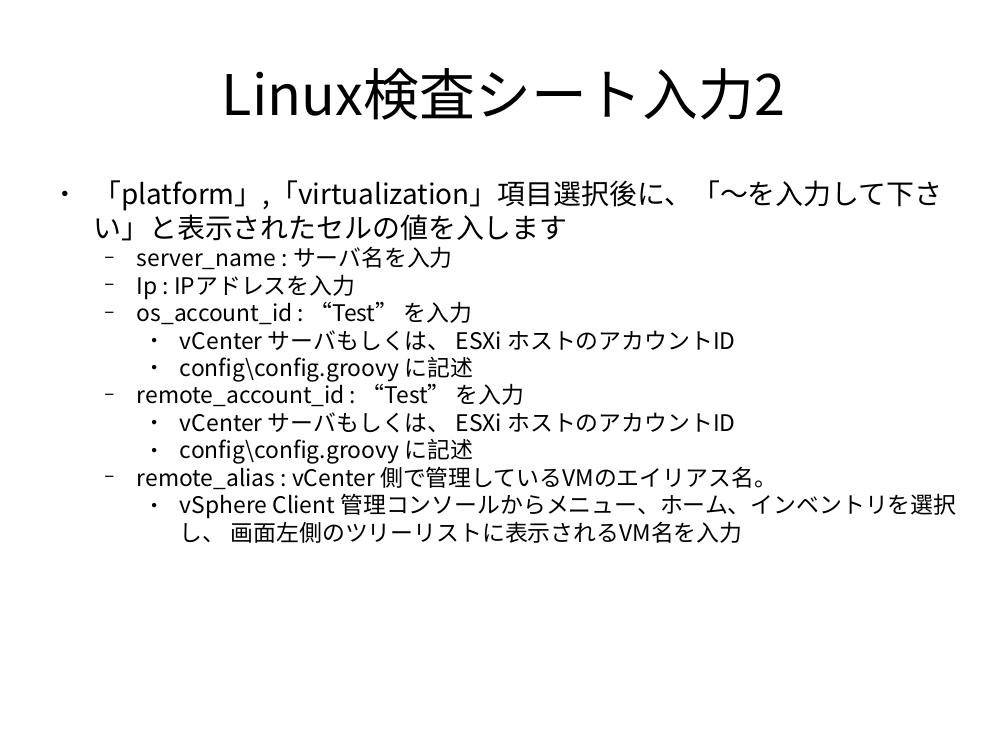
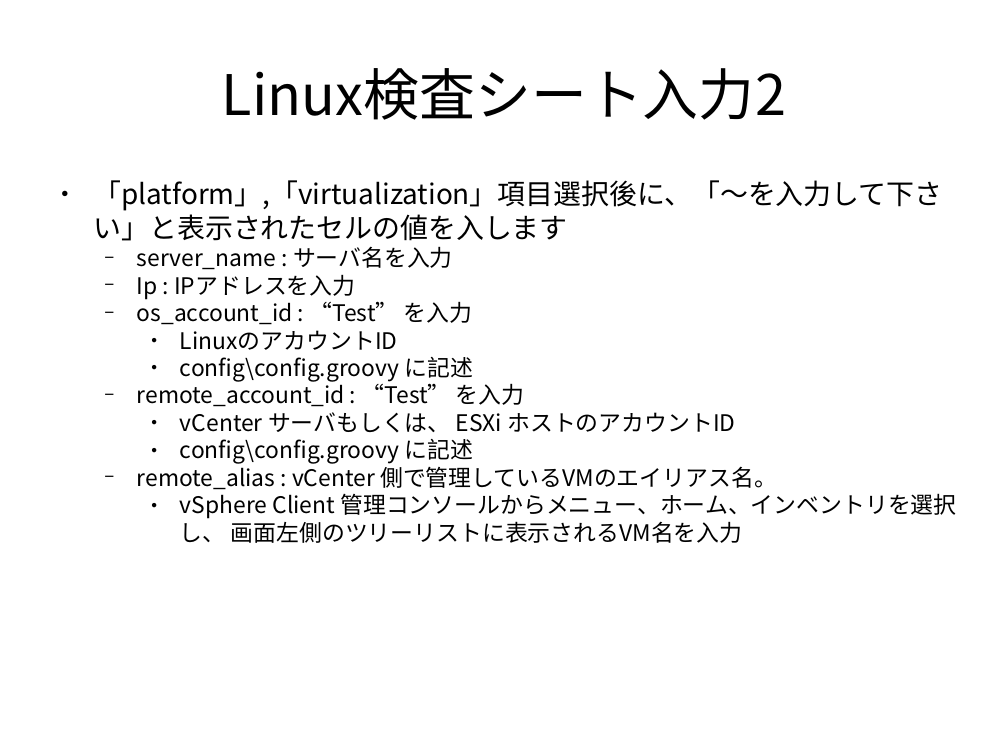
Before and after one commit to frsw3nr/gradle-server-acceptance, a slide deck: slide 20 of docs/jp/tutorial_test_pc.pptx. Drawn at 1008x756 pixels with LibreOffice and Linux fonts; fonts in the diff are those of the drawing. Boxes give left, top, right and bottom in pixels: in the first picture for what was removed or moved away, otherwise in the second. Text is boxed around its words. In the diff, an @@ line names an element or a change of style, - is before the commit and + after.

```diff
--- a/docs/jp/tutorial_test_pc.pptx
+++ b/docs/jp/tutorial_test_pc.pptx
@@ text at box(180, 330, 397, 350): text changed @@
-    ● vCenter サーバもしくは、 ESXi ホストのアカウントID
+    ● LinuxのアカウントID
```
Also in this commit, not shown: 16 other slides changed, 8 slides added, 10 other files.
